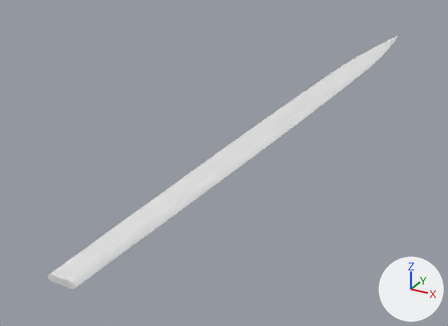
The glTF model godot/assets/waffen/modelle/degenklinge/t5_4.glb, before and after one commit.
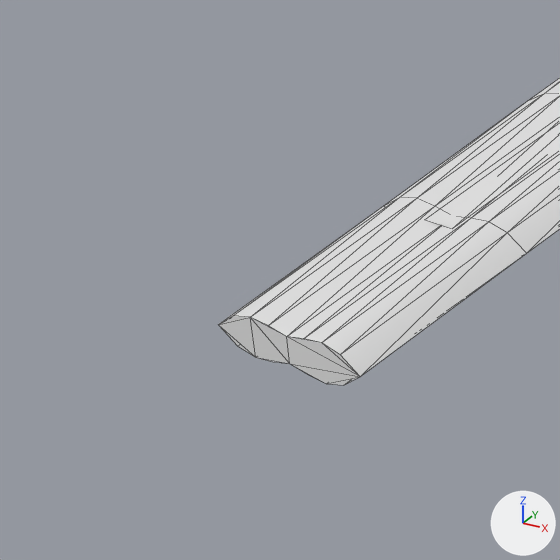
Old and new are each drawn whole from a camera (50 mm lens) standing at (0.272, -0.15, 0.248) and looking at (-0.071, 0.474, -0.064) and again close up on the part from 0% to 26% of the width and 64% to 100% of the height. The axes (+X, +Y, +Z) are drawn at lower right. The lights are the same throughout. The older version's two pictures come first. The close-ups show mesh edges as thin lines. Vertices at exactly the same position are counted once.

In view in the first close-up: 'degenklinge_t5_4'.
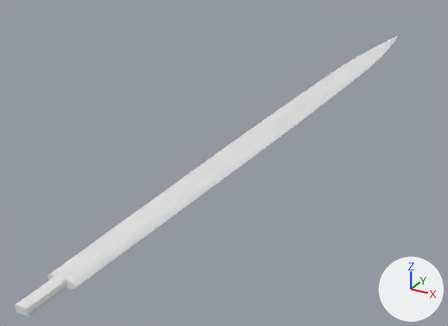
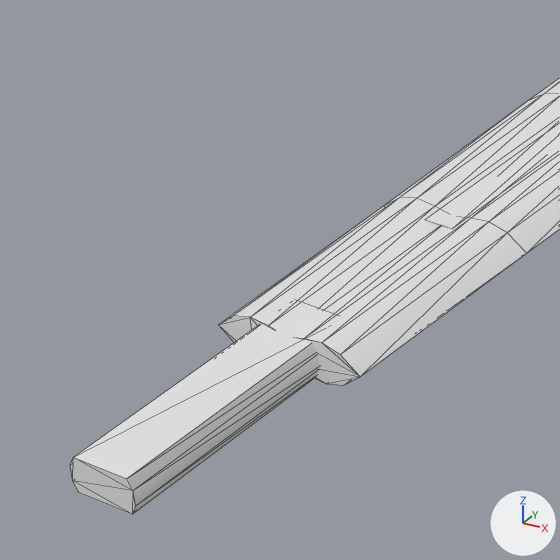
Pixel boxes (x1, y1, x2, y2) of what changed, in the close-ups (560 x 560 px):
'degenklinge_t5_4', reshaped: before (218, 78, 560, 385); after (70, 78, 560, 514)
part 1 of me_degenklinge_t5_4, added: after (70, 303, 335, 514)

The edits, one by one:
me_degenklinge_t5_4 is used by ob_degenklinge_t5_4; location (0.0, 0.0, 0.0).
me_degenklinge_t5_4 had 421 vertices, 798 faces and spanned x -0.021..0.021, y 0.112..1.015, z -0.004..0.004.
me_degenklinge_t5_4 now has 437 vertices, 826 faces and spans x -0.021..0.021, y 0.075..1.015, z -0.004..0.004.
me_degenklinge_t5_4 part 1: a new loose piece of 16 vertices spanning x -0.006..0.006, y 0.075..0.119, z -0.003..0.003, in mat_klinge (white #e7e7e7).
